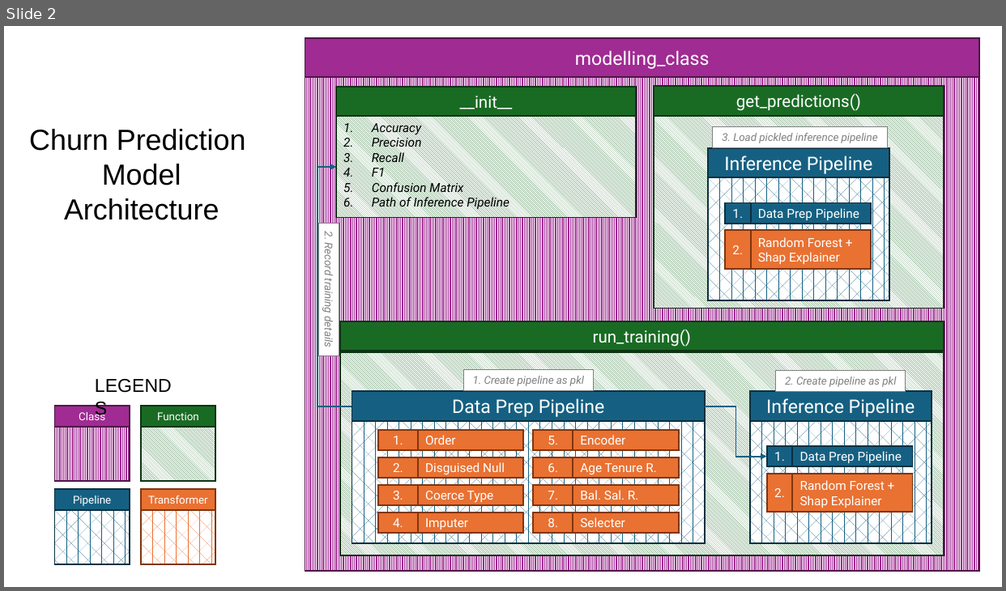
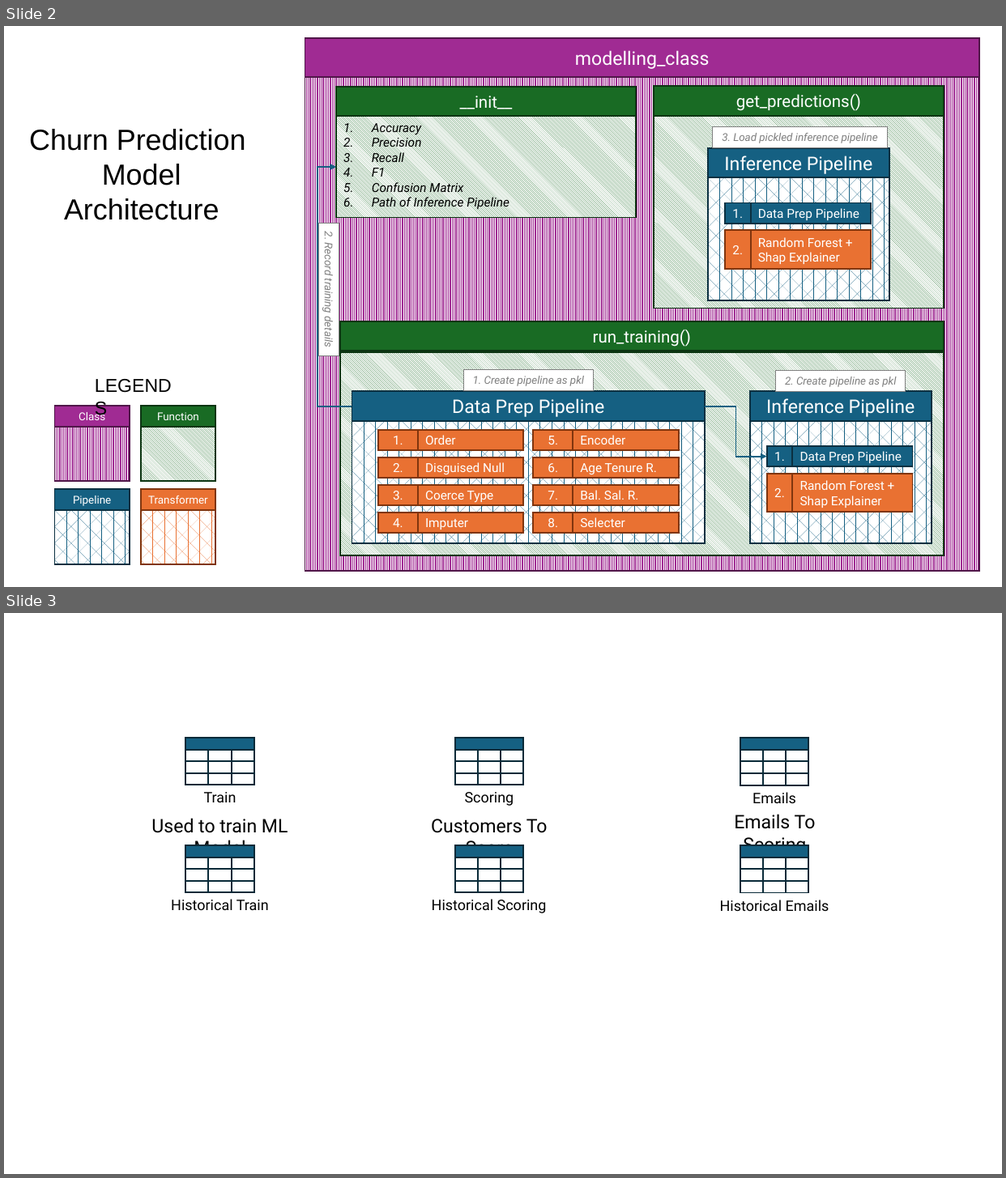
Before and after one commit to Messerschmidts101/Auto_Email_Churn_Retention, a slide deck: documents/Figures.pptx. Shown one above the other, each under a label of ours: slide 2 before the commit, slides 2 and 3 after it. The pictures are 1006x591 and 1006x1178 pixels, drawn with LibreOffice and Linux fonts; fonts in the diff are those of the drawing. Boxes give left, top, right and bottom in pixels: in the first picture for what was removed or moved away, otherwise in the second. Text is boxed around its words. In the diff, an @@ line names an element or a change of style, - is before the commit and + after.

```diff
--- a/documents/Figures.pptx
+++ b/documents/Figures.pptx
@@ slide 3 added at box(4, 613, 1002, 1174), background #FFFFFF @@
@@ group added at box(151, 738, 288, 859): 10 rectangles, 2 texts @@
+Train
+Used to train ML Model
@@ group added at box(431, 738, 548, 859): 10 rectangles, 2 texts @@
+Scoring
+Customers To Score
@@ group added at box(734, 738, 816, 846): 10 rectangles, 2 texts @@
+Emails
+Emails To Scoring
@@ group added at box(171, 845, 269, 910): 10 rectangles, 1 text @@
+Historical Train
@@ group added at box(432, 845, 547, 914): 10 rectangles, 1 text @@
+Historical Scoring
@@ group added at box(720, 845, 829, 911): 10 rectangles, 1 text @@
+Historical Emails
```
Also in this commit, not shown: 11 other files.
